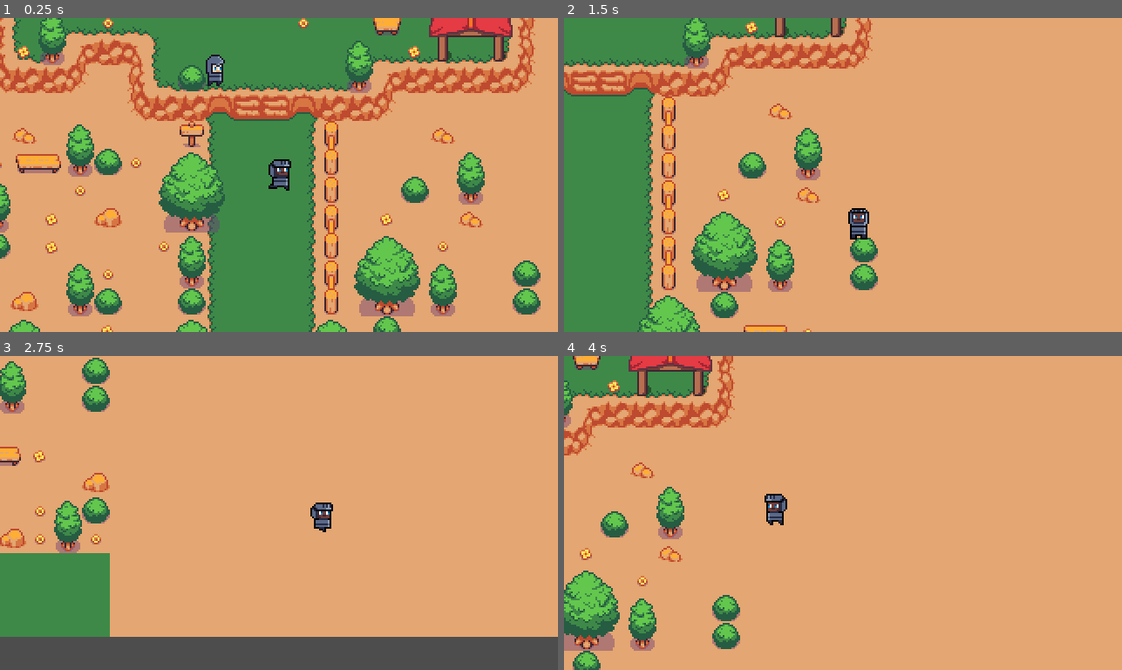
Above: before the commit, frames 1-4 (two rows, left to right).
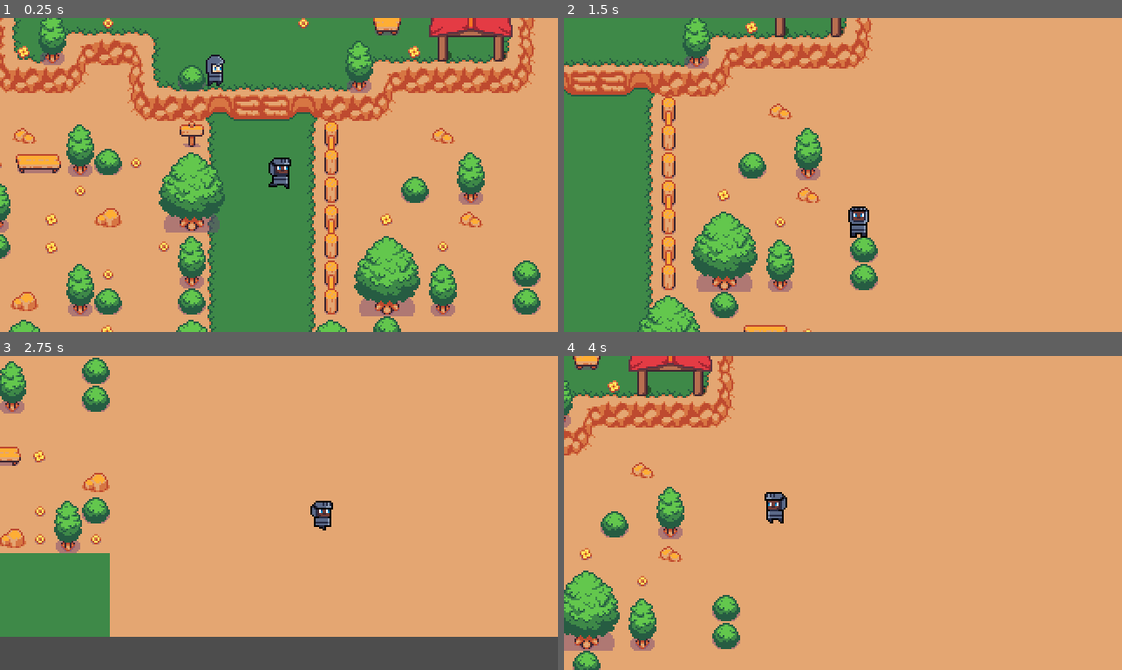
Above: after the commit, the same moments.

Repository: yumurta2/CATaCOMB
Game: Godot game, scene res://game.tscn
Same seed, same stepped clock (60 frames per second), same inputs: the game is played once before the commit and once after it.
Inputs:
- Up to frame 1 (0.25 s): no input
- Up to frame 2 (1.5 s): hold D (move_right) 0.53-1.28 s; tap Space (roll) at 0.6, 1.35 s; hold S (move_down) from 1.28 s (still down)
- Up to frame 3 (2.75 s): release S (move_down) at 2.03 s; hold D (move_right) from 2.03 s (still down); tap Space (roll) at 2.1 s
- Up to frame 4 (4 s): release D (move_right) at 2.78 s; hold W (move_up) 2.78-3.53 s; tap Space (roll) at 2.85, 3.6 s; hold A (move_left) from 3.53 s (still down)

The runs differ from the first frame. In frame 1, 0.2% of the frame differs, in the area x 48-53%, y 44-55%; in frame 2, 0.2%; in frame 3, 0.2%; in frame 4, 0.2%.

Commit message:
Revert "collide etme seyi"
This reverts commit c63d633fac387e8fd41af290acd341b2453d2f31.

Diff:
--- a/collide/collide.tscn
+++ /dev/null
@@ -1,8 +0,0 @@
-[gd_scene load_steps=2 format=3 uid="uid://1ke877ir43uu"]
-
-[sub_resource type="RectangleShape2D" id="RectangleShape2D_nctiy"]
-
-[node name="Collide" type="AnimatableBody2D"]
-
-[node name="CollisionShape2D" type="CollisionShape2D" parent="."]
-shape = SubResource("RectangleShape2D_nctiy")
--- a/game.tscn
+++ b/game.tscn
@@ -7,7 +7,6 @@
 [ext_resource type="Texture2D" uid="uid://da0s408e438fr" path="res://tileset/dungeon/floor_tiles16x16.png" id="5_qxwno"]
 [ext_resource type="Texture2D" uid="uid://cipme764kutej" path="res://tileset/dungeon/dungeon_tiles.png" id="6_hfups"]
 [ext_resource type="PackedScene" uid="uid://c6iu4lywivrgq" path="res://npcs/shaman/shaman.tscn" id="7_58olk"]
-[ext_resource type="PackedScene" uid="uid://1ke877ir43uu" path="res://collide/collide.tscn" id="8_6jtd4"]
 
 [sub_resource type="TileSetAtlasSource" id="TileSetAtlasSource_mvpq5"]
 texture = ExtResource("2_vm7w2")
@@ -517,7 +516,6 @@
 
 [node name="Player" parent="." instance=ExtResource("1_dhger")]
 position = Vector2(173, 161)
-collision_layer = 2
 
 [node name="Camera2D" type="Camera2D" parent="Player"]
 position = Vector2(-1, 7)
@@ -526,21 +524,3 @@
 
 [node name="Shaman" parent="." instance=ExtResource("7_58olk")]
 position = Vector2(135, 107)
-
-[node name="Collide" parent="." instance=ExtResource("8_6jtd4")]
-position = Vector2(111, 151)
-
-[node name="Collide5" parent="." instance=ExtResource("8_6jtd4")]
-position = Vector2(60, 167)
-
-[node name="Collide6" parent="." instance=ExtResource("8_6jtd4")]
-position = Vector2(69, 127)
-
-[node name="Collide2" parent="." instance=ExtResource("8_6jtd4")]
-position = Vector2(106, 202)
-
-[node name="Collide3" parent="." instance=ExtResource("8_6jtd4")]
-position = Vector2(100, 239)
-
-[node name="Collide4" parent="." instance=ExtResource("8_6jtd4")]
-position = Vector2(104, 111)
--- a/player/player.tscn
+++ b/player/player.tscn
@@ -1,10 +1,12 @@
-[gd_scene load_steps=23 format=3 uid="uid://dwxdq15unsvsn"]
+[gd_scene load_steps=22 format=3 uid="uid://dwxdq15unsvsn"]
 
 [ext_resource type="Script" path="res://player/player.gd" id="1_miod8"]
+
 [ext_resource type="Texture2D" uid="uid://c8v67qsylmafb" path="res://player/Main_Character_Walk_Front_32x32_f4-sheet.png" id="2_lypoc"]
 [ext_resource type="Texture2D" uid="uid://ris64f7xfljh" path="res://player/Main_Character_Roll_32x32_f8.png" id="2_top28"]
 [ext_resource type="Texture2D" uid="uid://codedu7ibs3kp" path="res://player/Main_Character_Walk_16x32_f4.png" id="2_xtxva"]
 [ext_resource type="Texture2D" uid="uid://dfpsnqhbpgoin" path="res://player/Main_Character_Walk_Back_32x32_f4-sheet.png" id="4_754bc"]
+
 
 [sub_resource type="AtlasTexture" id="AtlasTexture_0rheo"]
 atlas = ExtResource("2_top28")
@@ -134,19 +136,13 @@
 "speed": 10.0
 }]
 
-[sub_resource type="RectangleShape2D" id="RectangleShape2D_q8shr"]
-size = Vector2(9, 15)
-
 [node name="Player" type="CharacterBody2D"]
 position = Vector2(160, 176)
 script = ExtResource("1_miod8")
 
 [node name="AnimatedSprite2D" type="AnimatedSprite2D" parent="."]
-position = Vector2(0, 1)
 sprite_frames = SubResource("SpriteFrames_gacg4")
-animation = &"walk_right"
+animation = &"roll_right"
 autoplay = "walk_right"
 
 [node name="CollisionShape2D" type="CollisionShape2D" parent="."]
-position = Vector2(-0.5, 7.5)
-shape = SubResource("RectangleShape2D_q8shr")
Not shown: 1 places in game.tscn that only renumber resources
